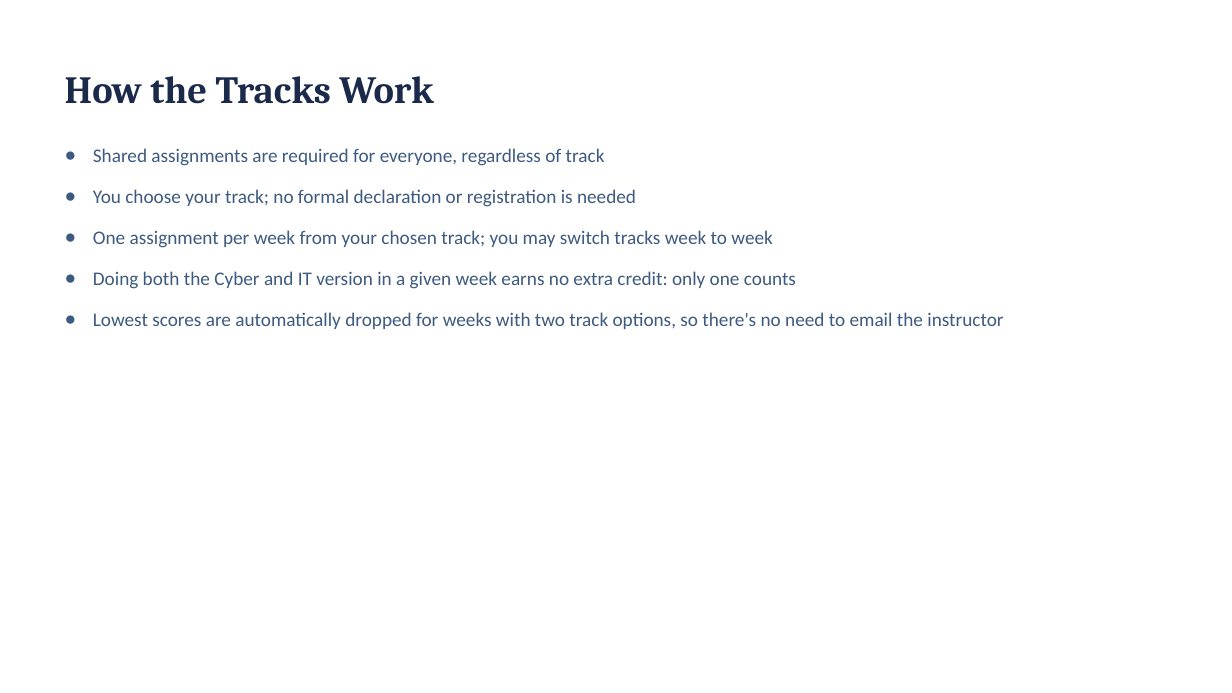
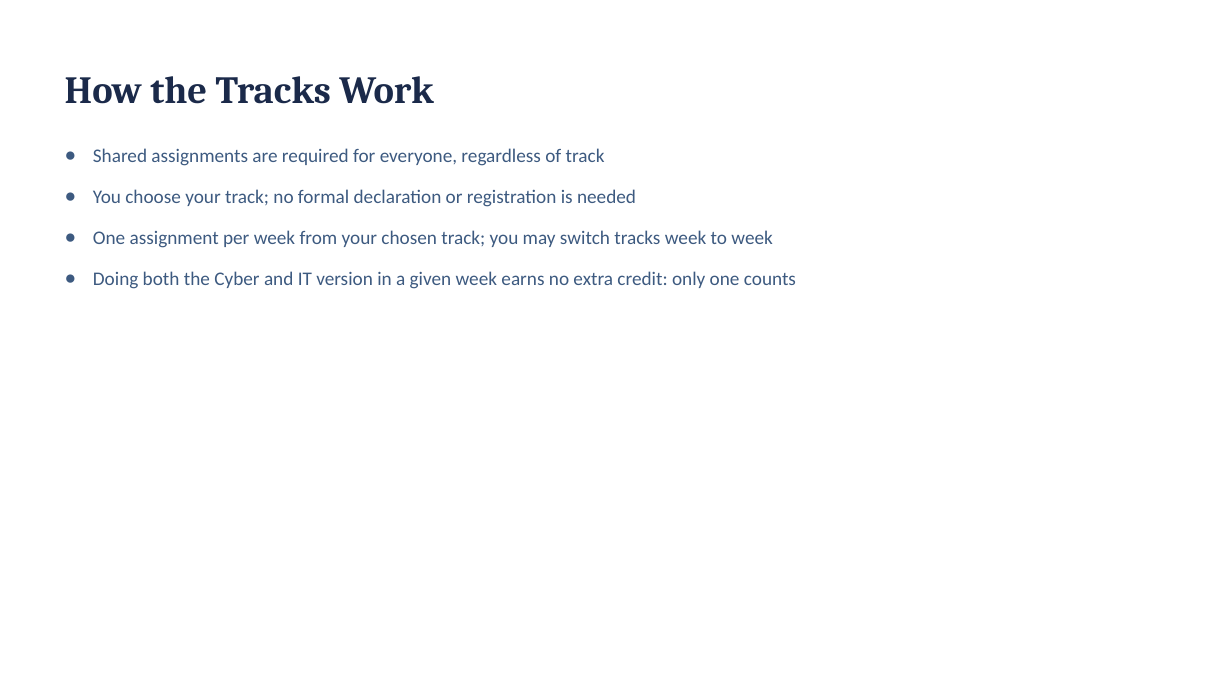
Before and after one commit to BYU-CYBER-444/byu-cyber-444.github.io, a slide deck: slide 7 of lectures/CYBER444_Week01_Introduction_and_Environment_Setup.pptx. Drawn at 1232x693 pixels with LibreOffice and Linux fonts; fonts in the diff are those of the drawing. Boxes give left, top, right and bottom in pixels: in the first picture for what was removed or moved away, otherwise in the second. Text is boxed around its words. In the diff, an @@ line names an element or a change of style, - is before the commit and + after.

```diff
--- a/lectures/CYBER444_Week01_Introduction_and_Environment_Setup.pptx
+++ b/lectures/CYBER444_Week01_Introduction_and_Environment_Setup.pptx
@@ text at bbox=[93, 312, 1003, 329]: paragraph removed @@
-● Lowest scores are automatically dropped for weeks with two track options, so there's no need to email the instructor
```
Also in this commit, not shown: 6 other slides changed, 5 slides added.
